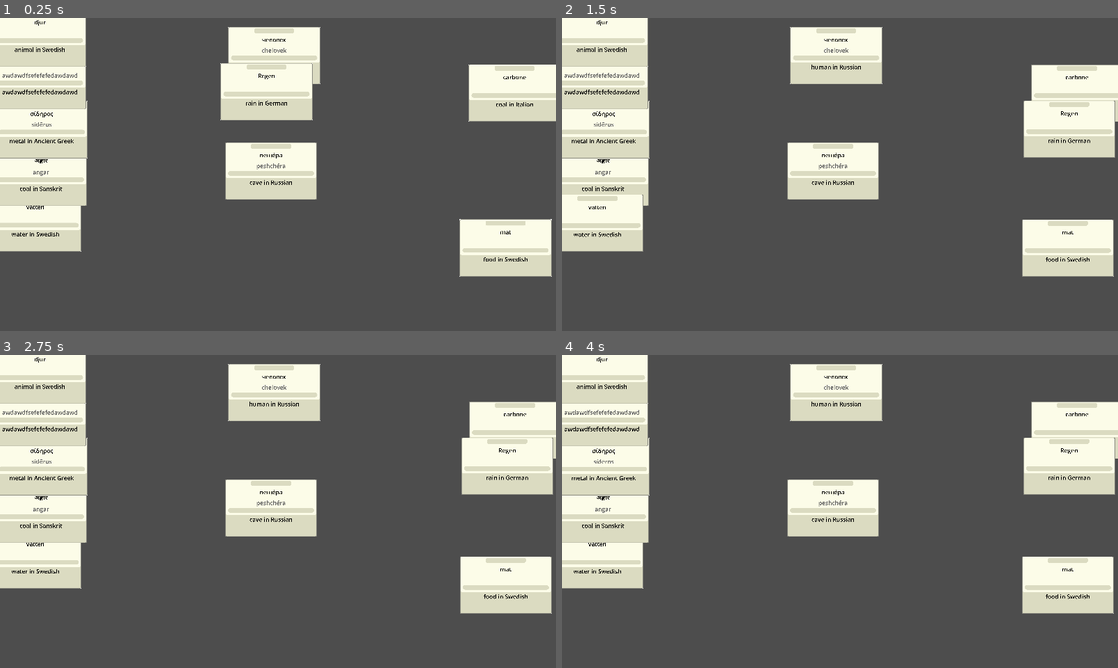
Above: before the commit, frames 1-4 (two rows, left to right).
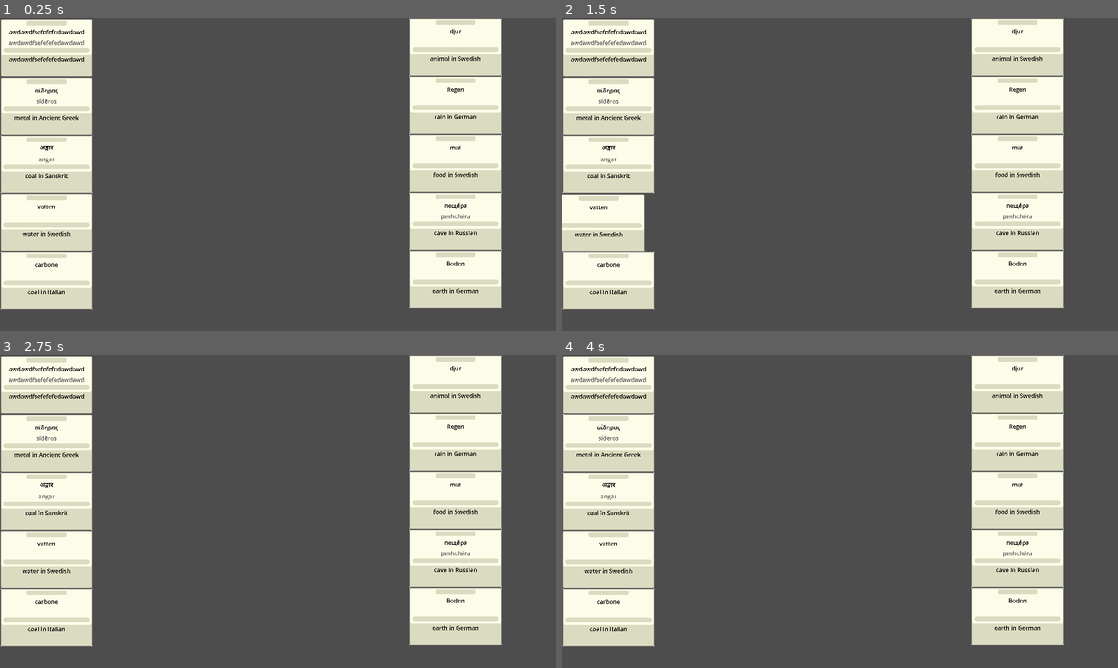
Above: after the commit, the same moments.

Repository: Team-Blackbird/Team-BlackBird
Game: Godot game, scene res://scenes/main.tscn
The game is run twice, just before and just after one commit, with the same random seed, the same clock (stepped at 60 frames per second) and the same inputs.
Inputs (mouse positions are in pixels of both pictures, inside the frame that each line leads up to):
- Up to frame 1 (0.25 s): no input
- Up to frame 2 (1.5 s): move the mouse to (1079, 93) at 0.52 s; click (1079, 93) at 0.67 s; tap Enter at 1.25 s; move the mouse to (595, 221) at 1.27 s; click (595, 221) at 1.42 s
- Up to frame 3 (2.75 s): tap Space at 2 s; move the mouse to (38, 514) at 2.02 s; click (38, 514) at 2.17 s
- Up to frame 4 (4 s): tap Enter at 2.75 s; move the mouse to (606, 467) at 2.77 s; click (606, 467) at 2.92 s; tap Space at 3.5 s; move the mouse to (600, 417) at 3.52 s; click (600, 417) at 3.67 s

The runs differ from the first frame. In frame 1, 36% of the frame differs, in the area x 0-100%, y 0-94%; in frame 2, 34%; in frame 3, 35%; in frame 4, 35%.
Error before the commit: Invalid access to property or key 'word' on a base object of type 'Nil'. (res://scripts/cards.gd:20)
Error after the commit: Invalid access to property or key 'word' on a base object of type 'Nil'. (res://scripts/cards.gd:22)

Commit message:
Clean up board and add sum calculation

Diff:
--- /dev/null
+++ b/scenes/board.gd
@@ -0,0 +1,27 @@
+extends Node2D
+
+@onready var label1 = $Label
+@onready var label2 = $Label2
+@onready var label3 = $Label3
+@onready var label4 = $Label4
+@onready var label5 = $Label5
+@onready var final_label = $FinalLabel
+
+# Called when the node enters the scene tree for the first time.
+func _ready() -> void:
+	pass # Replace with function body.
+
+
+# Called every frame. 'delta' is the elapsed time since the previous frame.
+func _process(delta: float) -> void:
+	var points1 = label1.get_points()
+	var points2 = label2.get_points()
+	var points3 = label3.get_points()
+	var points4 = label4.get_points()
+	var points5 = label5.get_points()
+	var points_sum = CardLibrary.PointPair.new(0,0)
+	if points1 != null and points2 != null and points3 != null and points4 != null and points5 != null:
+		points_sum = points_sum.add(points1).add(points2).add(points3).add(points4).add(points5)
+		final_label.text = "WP: " + str(points_sum.word_points) + "\n" + "LP: " + str(points_sum.language_points)
+	else:
+		final_label.text = ""
--- a/scenes/main.tscn
+++ b/scenes/main.tscn
@@ -1,56 +1,75 @@
-[gd_scene load_steps=4 format=3 uid="uid://biocmi743oipl"]
+[gd_scene load_steps=5 format=3 uid="uid://biocmi743oipl"]
 
 [ext_resource type="PackedScene" uid="uid://bxelo41vclqw0" path="res://scenes/placeable_area.tscn" id="1_g81ut"]
 [ext_resource type="Script" path="res://scripts/player_cards.gd" id="2_8r5wt"]
+[ext_resource type="Script" path="res://scenes/board.gd" id="3_cu4ck"]
 [ext_resource type="PackedScene" uid="uid://bmfwrtih5tgvl" path="res://scenes/test.tscn" id="3_omlem"]
 
 [node name="main" type="Node2D"]
 script = ExtResource("2_8r5wt")
 
-[node name="Label" parent="." instance=ExtResource("3_omlem")]
-offset_left = 789.0
-offset_top = 108.0
-offset_right = 829.0
-offset_bottom = 131.0
+[node name="CardLayer" type="Node2D" parent="."]
+unique_name_in_owner = true
 
-[node name="player cards" type="Node" parent="."]
+[node name="player cards" type="Node2D" parent="."]
 script = ExtResource("2_8r5wt")
 
 [node name="placeable area5" parent="player cards" instance=ExtResource("1_g81ut")]
-position = Vector2(102, 589)
+position = Vector2(134, 755)
 
 [node name="placeable area4" parent="player cards" instance=ExtResource("1_g81ut")]
-position = Vector2(118, 458)
+position = Vector2(134, 588)
 
 [node name="placeable area3" parent="player cards" instance=ExtResource("1_g81ut")]
-position = Vector2(120, 321)
+position = Vector2(134, 421)
 
 [node name="placeable area2" parent="player cards" instance=ExtResource("1_g81ut")]
-position = Vector2(115, 180)
+position = Vector2(134, 254)
 
 [node name="placeable area" parent="player cards" instance=ExtResource("1_g81ut")]
-position = Vector2(115, 58)
+position = Vector2(134, 86)
 
-[node name="Label2" parent="." instance=ExtResource("3_omlem")]
-offset_left = 767.0
-offset_top = 212.0
-offset_right = 841.0
-offset_bottom = 261.0
+[node name="Node2D" type="Node2D" parent="."]
+script = ExtResource("3_cu4ck")
 
-[node name="Label3" parent="." instance=ExtResource("3_omlem")]
-offset_left = 776.0
-offset_top = 331.0
-offset_right = 850.0
-offset_bottom = 380.0
+[node name="Label" parent="Node2D" instance=ExtResource("3_omlem")]
+offset_left = 1124.0
+offset_top = 84.0
+offset_right = 1198.0
+offset_bottom = 107.0
+metadata/_edit_use_anchors_ = true
 
-[node name="Label4" parent="." instance=ExtResource("3_omlem")]
-offset_left = 780.0
-offset_top = 440.0
-offset_right = 854.0
-offset_bottom = 489.0
+[node name="Label2" parent="Node2D" instance=ExtResource("3_omlem")]
+offset_left = 1124.0
+offset_top = 251.0
+offset_right = 1198.0
+offset_bottom = 300.0
+metadata/_edit_use_anchors_ = true
 
-[node name="Label5" parent="." instance=ExtResource("3_omlem")]
-offset_left = 784.0
-offset_top = 578.0
-offset_right = 858.0
-offset_bottom = 627.0
+[node name="Label3" parent="Node2D" instance=ExtResource("3_omlem")]
+offset_left = 1124.0
+offset_top = 418.0
+offset_right = 1198.0
+offset_bottom = 467.0
+metadata/_edit_use_anchors_ = true
+
+[node name="Label4" parent="Node2D" instance=ExtResource("3_omlem")]
+offset_left = 1124.0
+offset_top = 585.0
+offset_right = 1198.0
+offset_bottom = 634.0
+metadata/_edit_use_anchors_ = true
+
+[node name="Label5" parent="Node2D" instance=ExtResource("3_omlem")]
+offset_left = 1124.0
+offset_top = 752.0
+offset_right = 1198.0
+offset_bottom = 801.0
+metadata/_edit_use_anchors_ = true
+
+[node name="FinalLabel" type="Label" parent="Node2D"]
+offset_left = 1139.0
+offset_top = 856.0
+offset_right = 1193.0
+offset_bottom = 879.0
+text = "yayaya"
--- a/scenes/placeable_area.tscn
+++ b/scenes/placeable_area.tscn
@@ -3,7 +3,7 @@
 [ext_resource type="Script" path="res://scripts/placeable_area.gd" id="1_64bvj"]
 
 [sub_resource type="RectangleShape2D" id="RectangleShape2D_tw4cv"]
-size = Vector2(80, 73)
+size = Vector2(264, 166)
 
 [node name="placeable area" type="Area2D"]
 script = ExtResource("1_64bvj")
--- a/scenes/test.tscn
+++ b/scenes/test.tscn
@@ -11,7 +11,7 @@
 script = ExtResource("1_rw6tw")
 
 [node name="placeable area" parent="." instance=ExtResource("2_jullo")]
-position = Vector2(-96, 0)
+position = Vector2(-180, 0)
 
 [node name="placeable area2" parent="." instance=ExtResource("2_jullo")]
 position = Vector2(187, 0)
--- a/scripts/cards.gd
+++ b/scripts/cards.gd
@@ -1,6 +1,8 @@
 extends Node2D
 
 var card_info : CardLibrary.CardInfo
+
+@export var is_selectable = true
 
 @onready var is_selected = false
 @onready var fallback_pos = position
@@ -56,7 +58,7 @@
 			#is_selected = false
 
 func select():
-	is_selected = true
+	is_selected = true and is_selectable
 
 func deselect():
 	z_index = default_z_index
--- a/scripts/label.gd
+++ b/scripts/label.gd
@@ -4,16 +4,24 @@
 
 @onready var right = get_node("placeable area")
 @onready var left = get_node("placeable area2")
+@onready var card_layer: Node2D = %CardLayer
 
 func _ready():
 	var card = card_scene.instantiate()
-	add_child(card)
+	card.global_position = left.global_position
+	card.is_selectable = false
+	card_layer.add_child(card)
 
 
 func _process(delta):
-	if right != null and left != null:
-		if right.card != null and left.card != null:
-			var points =right.card.card_info.compare(left.card.card_info)
-			self.text = "WP: " + str(points.word_points) + "\n" + "LP: " + str(points.language_points)
-		else:
-			self.text = ""
+	var points = get_points()
+	if points != null:
+		self.text = "WP: " + str(points.word_points) + "\n" + "LP: " + str(points.language_points)
+	else:
+		self.text = ""
+
+
+func get_points():
+	if right != null and left != null and right.card != null && left.card != null:
+		return right.card.card_info.compare(left.card.card_info)
+	return null
--- a/scripts/player_cards.gd
+++ b/scripts/player_cards.gd
@@ -1,11 +1,12 @@
 extends Node
 var card_scene = load("res://scenes/cards.tscn")
-
+@onready var card_layer = %CardLayer
 
 func _ready():
 	for c in get_children():
-		var card = card_scene.instantiate()
-		self.add_child(card)
-		card.fallback_pos = c.position
-		card.position = c.position
-		print(c.position)
+		if c.name.contains("placeable"):
+			var card = card_scene.instantiate()
+			self.add_child(card)
+			card.fallback_pos = c.position
+			card.position = c.position
+			print(c.position)
